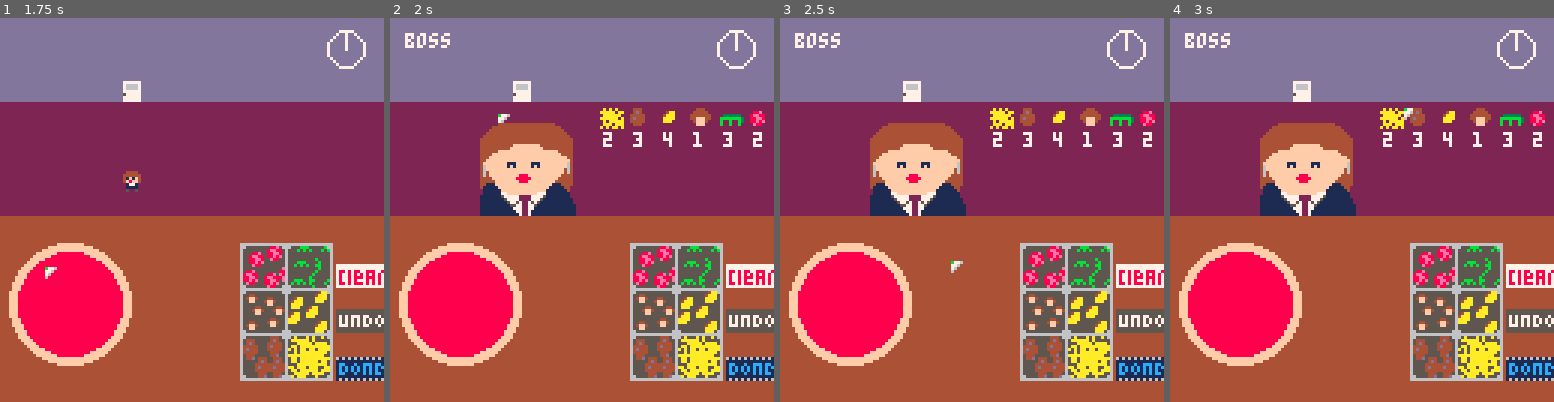
Above: before the commit, frames 1-4 (left to right).
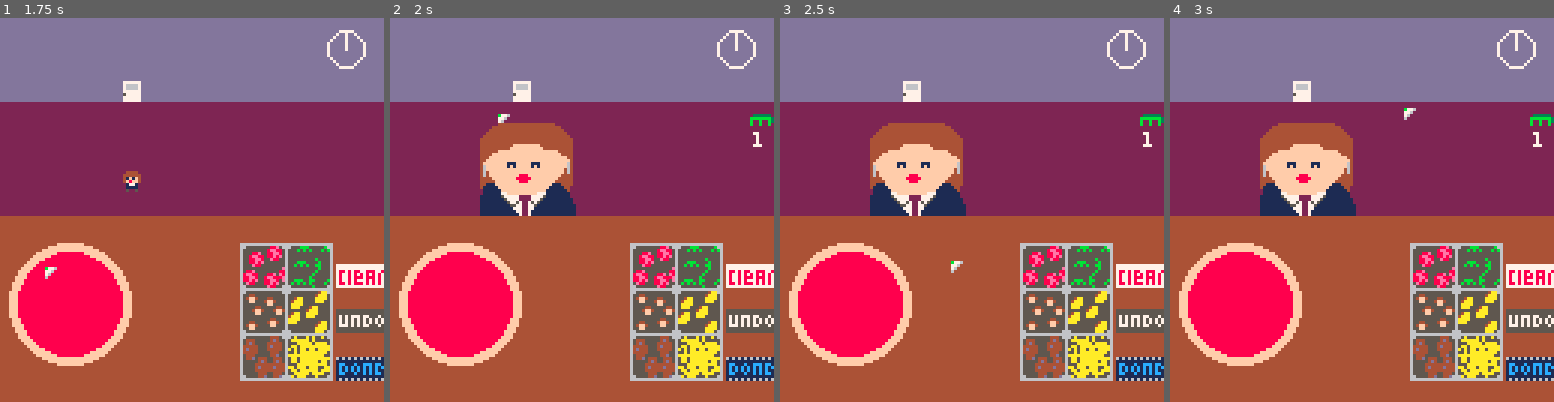
Above: after the commit, the same moments.

Repository: Cybrwire/pico8-tinkering
Game: PICO-8 cartridge pizza_shop.p8
Two runs of this game, one before a commit and one after it. Both use one fixed random seed, a clock stepped at 60 frames per second and the inputs below.
Inputs (mouse positions are in pixels of both pictures, inside the frame that each line leads up to):
- Up to frame 1 (1.75 s): click (280, 121) at 0.67 s; tap O (Z key) at 0.7, 1.7 s; click (46, 267) at 1.22 s
- Up to frame 2 (2 s): click (497, 114) at 1.77 s
- Up to frame 3 (2.5 s): tap O (Z key) at 2.1 s; click (952, 259) at 2.32 s
- Up to frame 4 (3 s): tap O (Z key) at 2.5, 2.9 s; click (1404, 106) at 2.87 s

Frame 1 is identical in both runs. In frame 2, 1.6% of the frame differs, in the area x 3-100%, y 3-34%; in frame 3, 1.6%; in frame 4, 1.6%.

Commit message:
added: draw_kids() and sprites

Diff:
--- a/pizza_shop.p8
+++ b/pizza_shop.p8
@@ -136,13 +136,18 @@
 	clicked = false
 end
 
-function draw_customers(c)
-	if c then
-		if c.state == 'far'or c.state == 'leaving' then
-			spr(c.spr,c.x,c.y)
-		elseif c.state == 'near' then
-			spr(c.big,c.x-10,c.y-23,4,4)
-			if c.boss == true then print('boss',5,5,7) end
+function draw_customers(_c)
+
+	if _c then
+		if _c.boss and _c.phase == 'second' then
+			spr(_c.big,_c.x-10,_c.y-23,4,4)
+			draw_kids(_c)
+		else
+			if _c.state == 'far'or _c.state == 'leaving' then
+				spr(_c.spr,_c.x,_c.y)
+			elseif _c.state == 'near' then
+				spr(_c.big,_c.x-10,_c.y-23,4,4)
+			end
 		end
 	end
 end
@@ -164,6 +169,11 @@
 	t = (close_time / tim_lim) - .75
 	line(clock_pos.x,clock_pos.y,clock_pos.x+cos(t)*5,clock_pos.y+sin(t)*5,7)
 	circ(clock_pos.x,clock_pos.y,6,7)
+end
+
+function draw_kids(_c)
+	spr(7,_c.x-24,_c.y-16)
+	spr(8,_c.x+24,_c.y-16)
 end
 -->8
 --button controls
@@ -283,7 +293,7 @@
 
 	if _c.boss then
 		 if _c.phase == 'first' then
-				size = flr(rnd(10)+10)
+				size = flr(rnd(1)+1)
 			elseif _c.phase == 'second' then
 				size = flr(rnd(1)+20)
 			end
@@ -325,10 +335,10 @@
 0000000007777770776000000088880000cccc0000aa8a0000444400000000000000000000000000000000000000000000000000000000000000000000aaaa00
 0070070007666670760000000088888000ccccc000aaa8a004444440000000000000000000000000000000000000000000000000000000000000000000aaaaa0
 0007700007666670600000000017170000f5f500001f1f0a041f1f40000000000000000000000000000000000000000000000000000000000000000000f5f500
-0007700007777770000000000077770000ffff0000ffff0004f8ff40000000000000000000000000000000000000000000000000000000000000000000ffff00
-0070070005777770000000000cccccc00444644000799700001771000000000000000000000000000000000000000000000000000000000000000000022ff220
-00000000077777700000000007cccc700f4464f00079970000111100000000000000000000000000000000000000000000000000000000000000000002277220
-00000000077777700000000000100100001001000010010000500500000000000000000000000000000000000000000000000000000000000000000000100100
+0007700007777770000000000077770000ffff0000ffff0004f8ff4000bbb000000eee0000000000000000000000000000000000000000000000000000ffff00
+0070070005777770000000000cccccc0044464400079970000177100000ff000000ff000000000000000000000000000000000000000000000000000022ff220
+00000000077777700000000007cccc700f4464f0007997000011110000055000000dd00000000000000000000000000000000000000000000000000002277220
+00000000077777700000000000100100001001000010010000500500000dd0000001100000000000000000000000000000000000000000000000000000100100
 66666666666666666666666666666666666666666666666666666666666666666666666666666666666666666666666661616161616161610000000000000000
 665555555588e56666555bbb55555b666655555555555566665555555554aa666655555555444566665a555a5a55a56611111111111111110000000000000000
 6555555558ee88566555b5b5b555b5b6655445555555555665555555554aaa5665444555554d455665aaaaaa5a5555561cc111c11ccc1cc10000000000000000
